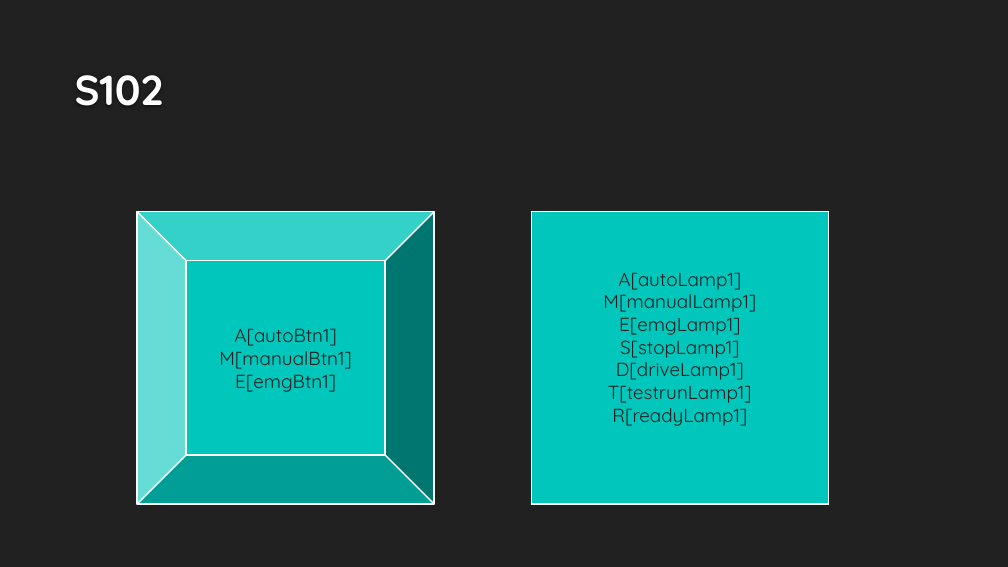
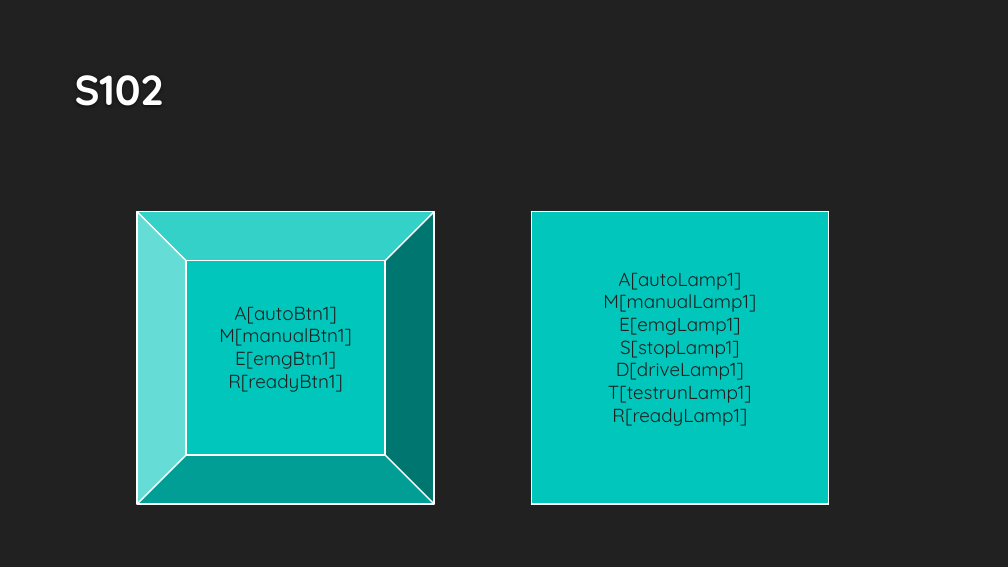
Before and after one commit to DualsoftDev/ds, a slide deck: slide 3 of DsDotNet/src/UnitTest/UnitTest.Engine/ImportOffice/ppt/T10_Button.pptx. Drawn at 1008x567 pixels with LibreOffice and Linux fonts; fonts in the diff are those of the drawing; background and template pictures are left out. Boxes give left, top, right and bottom in pixels: in the first picture for what was removed or moved away, otherwise in the second. Text is boxed around its words. In the diff, an @@ line names an element or a change of style, - is before the commit and + after.

```diff
--- a/DsDotNet/src/UnitTest/UnitTest.Engine/ImportOffice/ppt/T10_Button.pptx
+++ b/DsDotNet/src/UnitTest/UnitTest.Engine/ImportOffice/ppt/T10_Button.pptx
@@ text in bevel at bbox=[228, 368, 342, 392]: paragraph added @@
+R[readyBtn1]
```
Also in this commit, not shown: 1 other slide changed, 15 other files.
